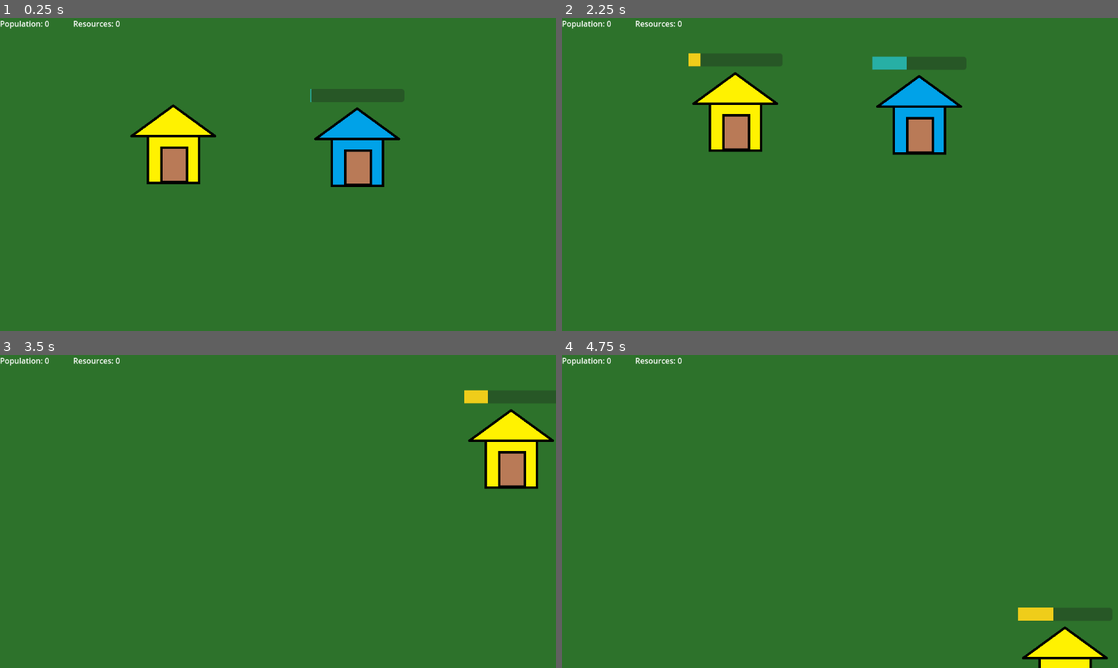
Above: before the commit, frames 1-4 (two rows, left to right).
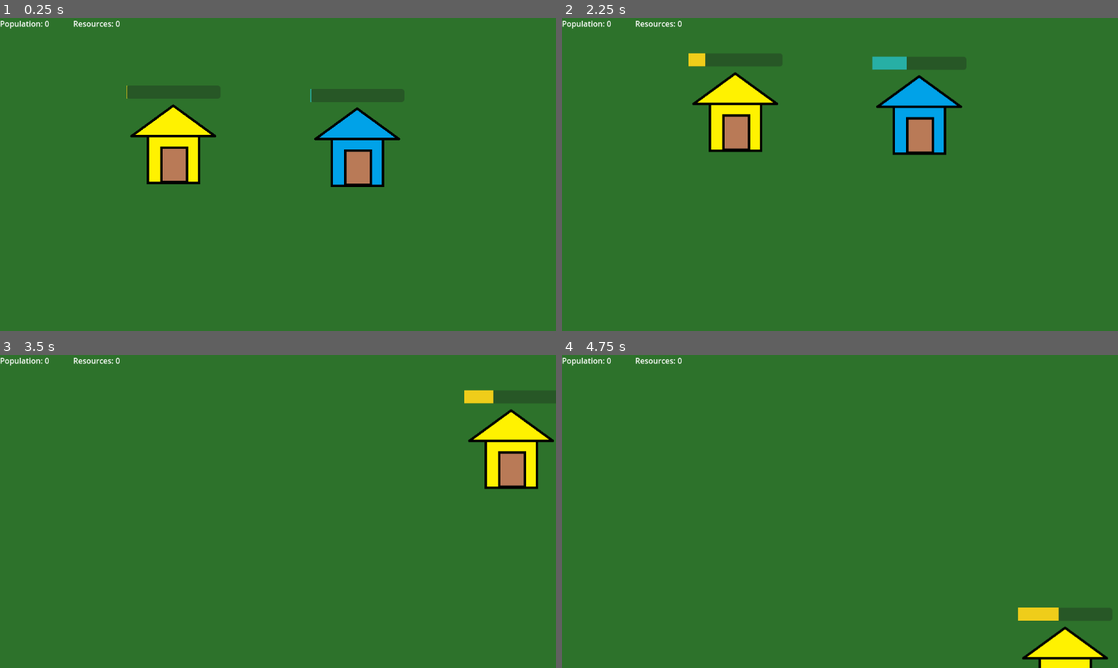
Above: after the commit, the same moments.

Repository: slowingwand28/Godot-Projects
Game: Godot game, scene res://World/world.tscn
The game is run twice, just before and just after one commit, with the same random seed, the same clock (stepped at 60 frames per second) and the same inputs. The project has no main scene, so this scene is started directly.
Inputs (mouse positions are in pixels of both pictures, inside the frame that each line leads up to):
- Up to frame 1 (0.25 s): no input
- Up to frame 2 (2.25 s): tap Enter at 0.5 s; move the mouse to (734, 158) at 0.52 s; press the mouse at (734, 158) at 0.53 s; release the mouse at (734, 158) at 1.25 s; click (867, 174) at 1.25 s, where only the run before the commit has a clickable "No"; tap Space at 2 s; move the mouse to (728, 190) at 2.02 s; tap S (Camera Down) at 2.1 s
- Up to frame 3 (3.5 s): click (166, 527) at 2.3 s; tap Enter at 2.75 s; move the mouse to (333, 442) at 2.77 s; hold A (Camera Left) from 2.78 s (still down); click (333, 442) at 3.05 s
- Up to frame 4 (4.75 s): move the mouse to (812, 574) at 3.52 s; release A (Camera Left) at 3.53 s; tap D (Camera Right) at 3.6 s; click (812, 574) at 3.8 s; tap Space at 4.25 s; move the mouse to (1006, 558) at 4.27 s; hold W (Camera Up) from 4.28 s (still down); click (1006, 558) at 4.55 s

The runs differ from the first frame. In frame 1, 0.7% of the frame differs, in the area x 22-40%, y 21-26%; in frame 2, 0.3%; in frame 3, 0.2%; in frame 4, 0.2%.
Error before the commit: Invalid operands 'Nil' and 'int' in operator '>='. (res://Faction1/Buildings/Test)
Error after the commit: Invalid access to property or key 'spawn' on a base object of type 'PackedScene'. (res://Faction1/Buildings/Test)

Commit message:
experimented with unit spawn. REVERT

Diff:
--- a/rts-game/Faction1/Buildings/Test unit spawner/unit_spawner.gd
+++ b/rts-game/Faction1/Buildings/Test unit spawner/unit_spawner.gd
@@ -6,17 +6,30 @@
 @onready var timer = $Timer
 var selected = false
 var maxTime = 100
-var currTime
-
+var currTime = 0
+var que = 0
 @onready var menu = preload("res://Game/Menus/unit_spawn_menu.tscn")
 @onready var unit = preload("res://Faction1/Units/Test unit/unit.tscn")
 
+func _ready() -> void:
+	startTimer()
+
 func _process(delta: float) -> void:
 	select.visible = selected
+	#if que > 0:
+		#startTimer()
+		#que -= 1
+		#print(str(que))
 	if currTime >= maxTime:
+		timer.stop()
+		if que > 0:
+			spawnUnit()
+			startTimer()
+			que -= 1
 		timer.stop()
 		bar.visible = false
 		spawnUnit()
+
 
 func _input(event: InputEvent) -> void:
 	if (event.is_action_pressed("LeftClick")) and (mouseEntered == true):
@@ -31,12 +44,11 @@
 	mouseEntered = false
 
 func openMenu():
-	var path = get_tree().get_root().get_node("World/UI")
-	if not path.has_node("Unit Spawn Menu"):
+	if not self.has_node("Unit Spawn Menu"):
 		var spawnMenu = menu.instantiate()
-		spawnMenu.housePos = position
-		path.add_child(spawnMenu)
-		spawnMenu.yes_pressed.connect(startTimer())
+		#spawnMenu.housePos = position
+		menu.spawn.connect(_on_spawn())
+		self.add_child(spawnMenu)
 
 func startTimer():
 	currTime = 0
@@ -48,5 +60,8 @@
 	var tween = get_tree().create_tween()
 	tween.tween_property(bar, "value", currTime, 0.5).set_trans(Tween.TRANS_LINEAR)
 
+func _on_spawn():
+	pass
+
 func spawnUnit():
 	pass
--- a/rts-game/Game/Menus/unit_spawn_menu.gd
+++ b/rts-game/Game/Menus/unit_spawn_menu.gd
@@ -1,9 +1,9 @@
 extends Node2D
 
 @onready var unit = preload("res://Faction1/Units/Test unit/unit.tscn")
-var housePos = Vector2()
+#var housePos = Vector2()
 @export var unitCost = 10
-signal yes_pressed
+signal spawn
 
 func _process(delta: float) -> void:
 	if Game.resorces < unitCost:
@@ -14,16 +14,16 @@
 func _on_yes_pressed() -> void:
 	#var randomPosX = randi_range(-100, 100)
 	#var randomPosY = randi_range(-100, 100)
-	#
 	#var path = get_tree().get_root().get_node("World/Friendly Units")
 	#var worldPath = get_tree().get_root().get_node("World")
 	#var newUnit = unit.instantiate()
 	#newUnit.position = Vector2((housePos.x + randomPosX), (housePos.y + randomPosY)) #housePos + Vector2(randomPosX, randomPosY)
 	#path.add_child(newUnit)
-	#Game.resorces -= unitCost
 	#worldPath.get_units()
-	emit_signal("yes_pressed")
 
+	#get_parent().que += 1
+	spawn.emit()
+	Game.resorces -= unitCost
 
 func _on_no_pressed() -> void:
 	var buildings = get_tree().get_root().get_node("World/Buildings")
--- a/rts-game/Game/Menus/unit_spawn_menu.tscn
+++ b/rts-game/Game/Menus/unit_spawn_menu.tscn
@@ -4,6 +4,7 @@
 [ext_resource type="Texture2D" uid="uid://dalybkigwdeb4" path="res://Faction1/Units/Test unit/unit-placeholder.png" id="2_ulvqr"]
 
 [node name="Unit Spawn Menu" type="Node2D"]
+z_index = 1
 script = ExtResource("1_rafii")
 
 [node name="Panel" type="Panel" parent="."]
--- a/rts-game/project.godot
+++ b/rts-game/project.godot
@@ -20,7 +20,6 @@
 
 [display]
 
-window/size/mode=2
 window/stretch/mode="viewport"
 
 [global_group]
@@ -74,7 +73,3 @@
 "events": [Object(InputEventKey,"resource_local_to_scene":false,"resource_name":"","device":-1,"window_id":0,"alt_press …(192 unchanged characters)…
 ]
 }
-
-[rendering]
-
-textures/canvas_textures/default_texture_filter=0
